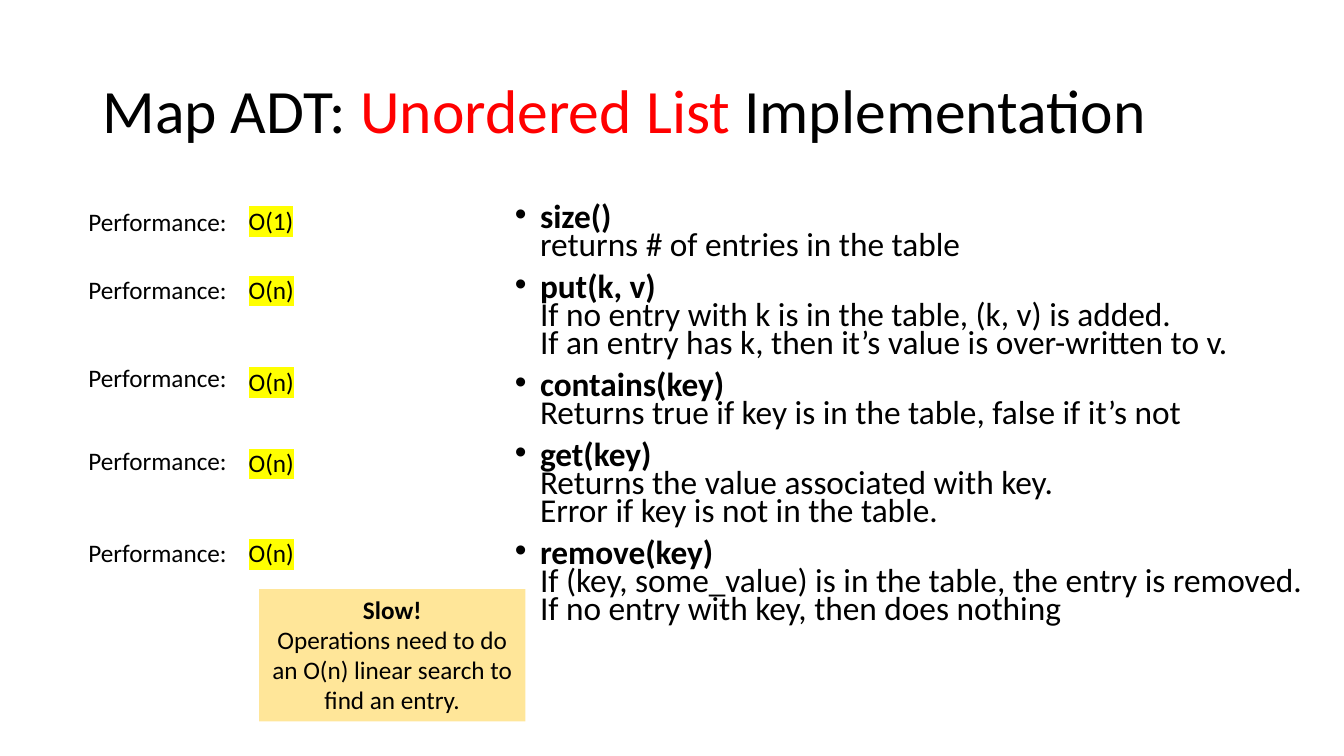
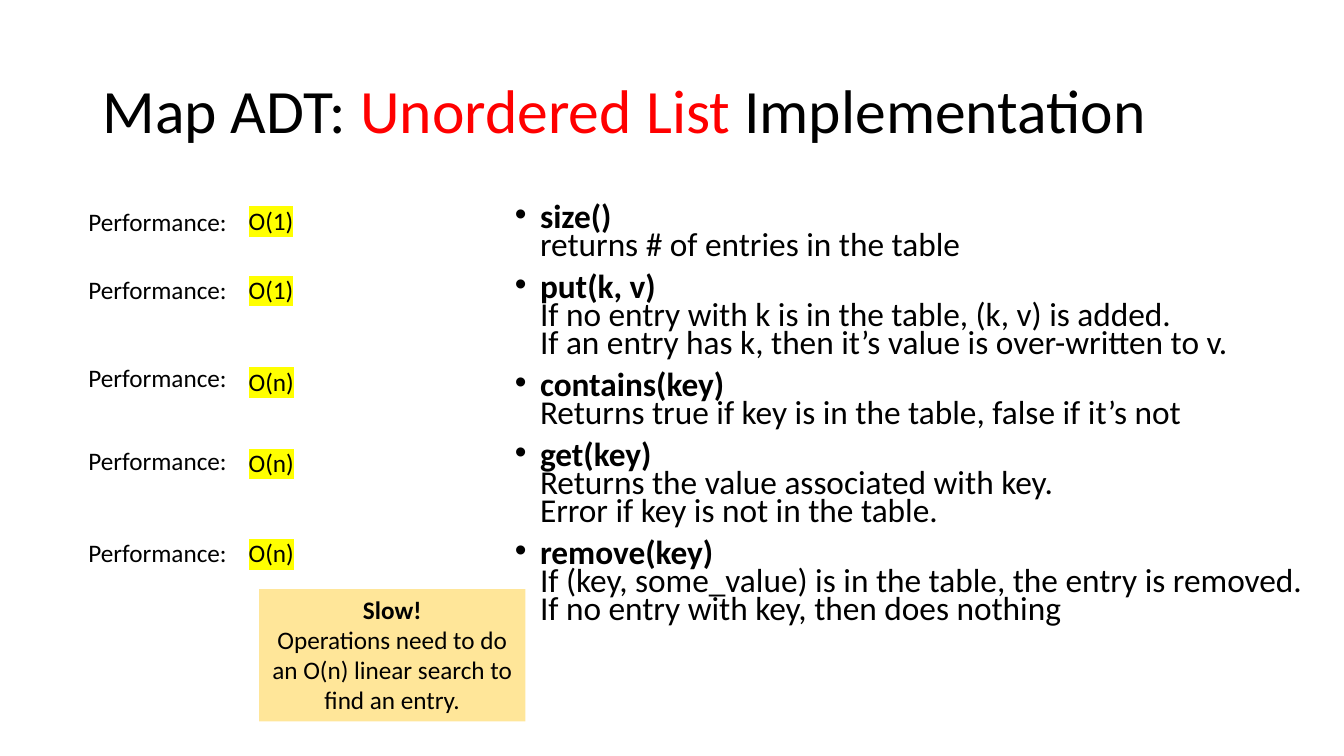
Before and after one commit to tjd1234/cmpt225summer2023, a slide deck: slide 9 of lecture_notes/week8/week8_maps_and_hashing.pptx. Drawn at 1344x756 pixels with LibreOffice and Linux fonts; fonts in the diff are those of the drawing. Boxes give left, top, right and bottom in pixels: in the first picture for what was removed or moved away, otherwise in the second. Text is boxed around its words. In the diff, an @@ line names an element or a change of style, - is before the commit and + after.

```diff
--- a/lecture_notes/week8/week8_maps_and_hashing.pptx
+++ b/lecture_notes/week8/week8_maps_and_hashing.pptx
@@ text at box(249, 279, 294, 306): text changed @@
-O(n)
+O(1)
```
Also in this commit, not shown: 34 other slides changed, 1 slide added, 1 other file.
